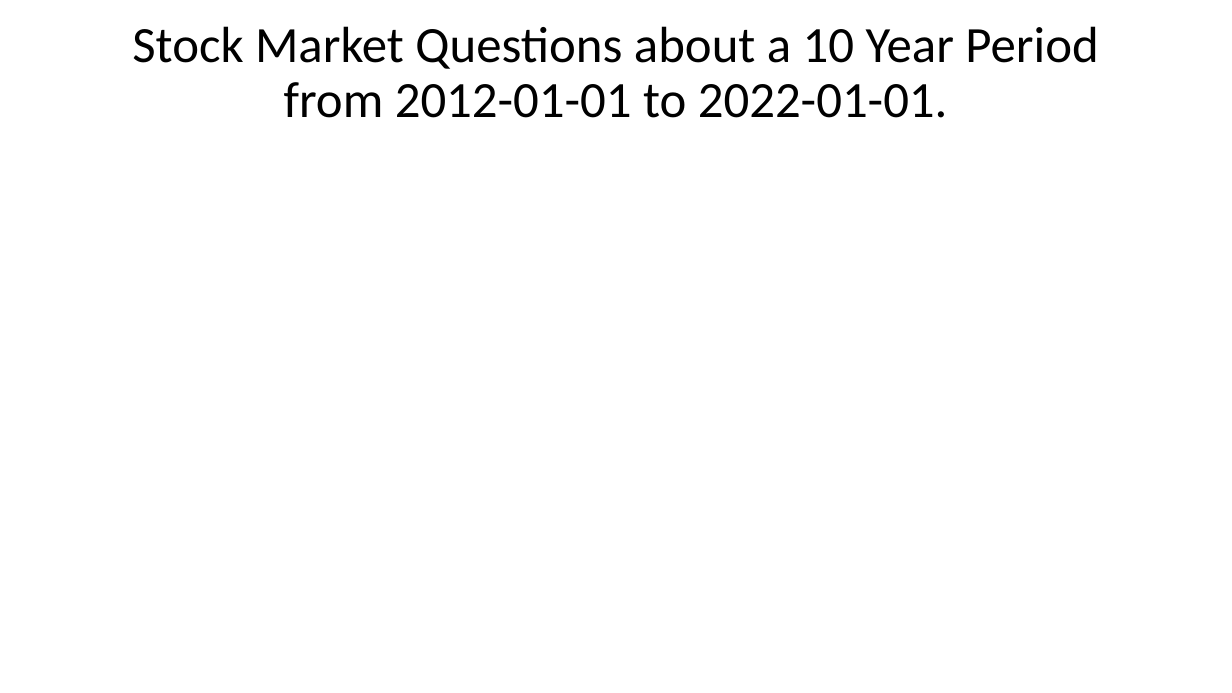
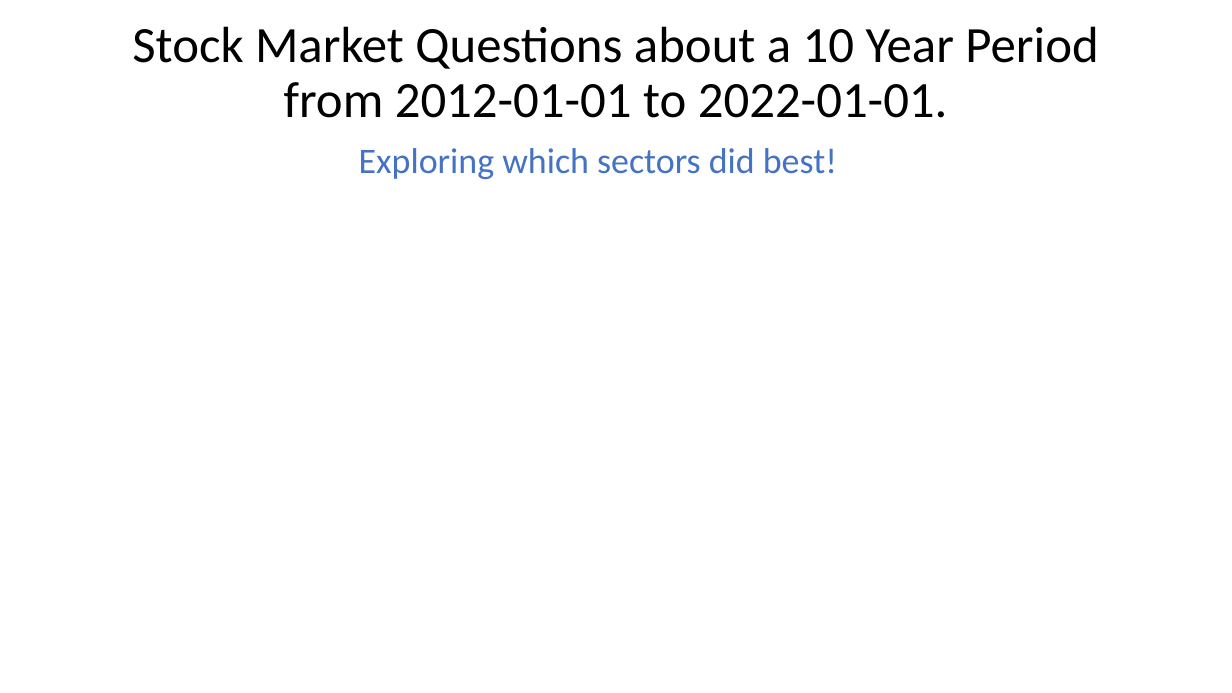
Before and after one commit to Patli1998/Bootcamp-Project1, a slide deck: slide 1 of Presentation.pptx. Drawn at 1232x693 pixels with LibreOffice and Linux fonts; fonts in the diff are those of the drawing. Boxes give left, top, right and bottom in pixels: in the first picture for what was removed or moved away, otherwise in the second. Text is boxed around its words. In the diff, an @@ line names an element or a change of style, - is before the commit and + after.

```diff
--- a/Presentation.pptx
+++ b/Presentation.pptx
@@ text added at [359, 148, 837, 179], 28 pt, text #4472C4 @@
+Exploring which sectors did best!
```
Also in this commit, not shown: 2 other slides changed, 1 slide added.
